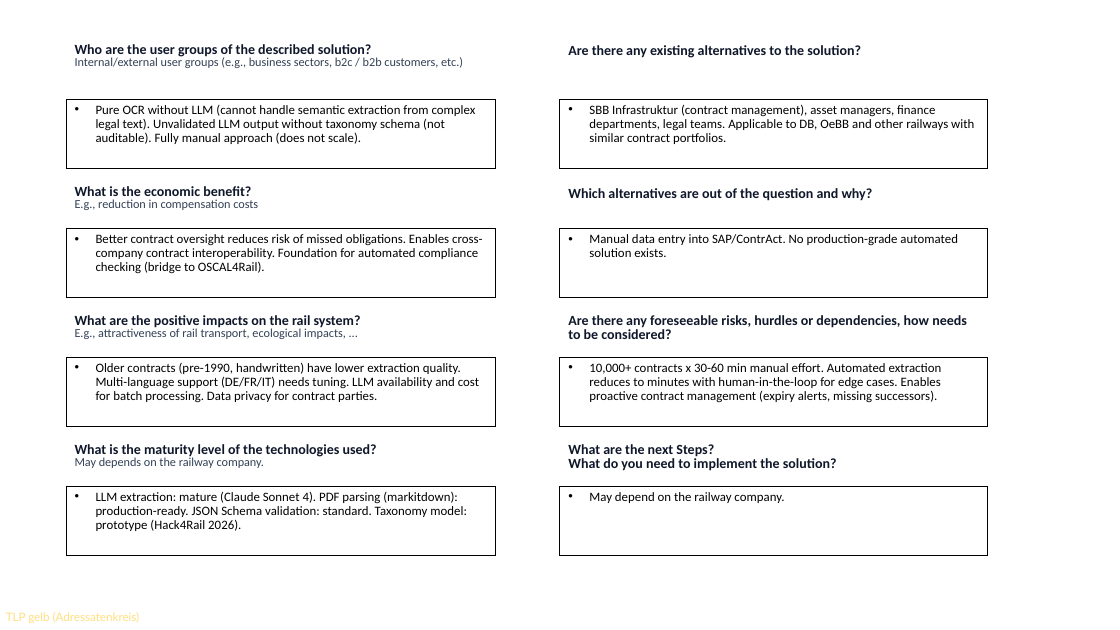
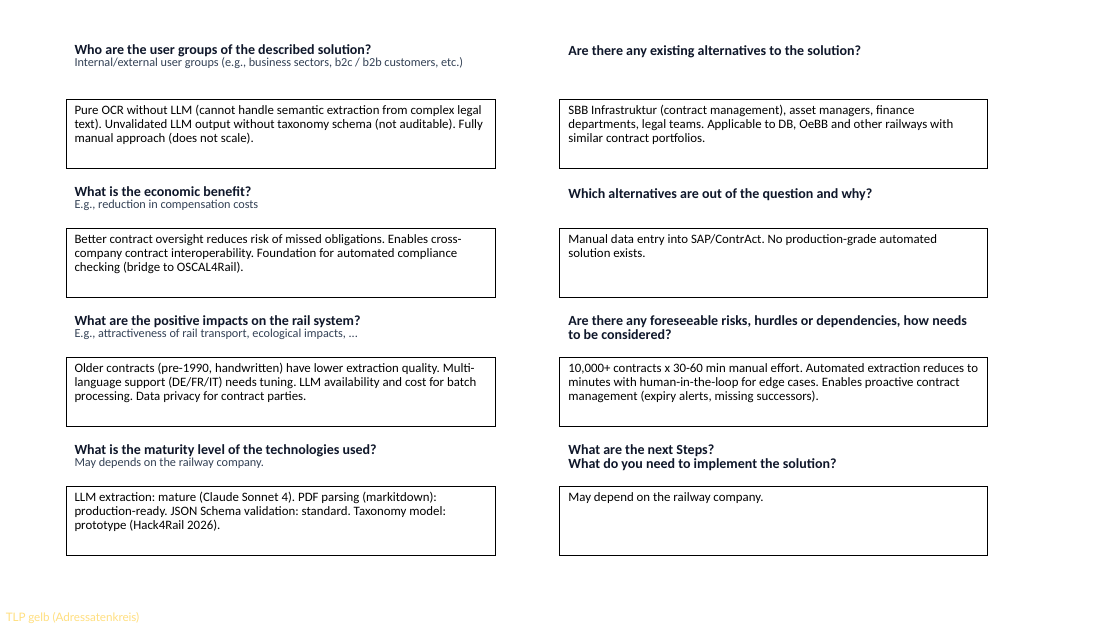
Before and after one commit to OpenRail-Playground/A38, a slide deck: slide 3 of aca/H4R2026_FactSheet_ACA.pptx. Drawn at 1120x630 pixels with LibreOffice and Linux fonts; fonts in the diff are those of the drawing; background and template pictures are left out. Boxes give left, top, right and bottom in pixels: in the first picture for what was removed or moved away, otherwise in the second. Text is boxed around its words. In the diff, an @@ line names an element or a change of style, - is before the commit and + after.

Commit message:
docs: manual refinements to both FactSheets

```diff
--- a/aca/H4R2026_FactSheet_ACA.pptx
+++ b/aca/H4R2026_FactSheet_ACA.pptx
@@ bullet • to none in 8 elements at [560,99,989,169], [560,229,989,298], [560,357,989,427], [66,99,497,169], [66,229,497,298], [66,357,497,427], [66,486,497,556], [560,486,989,556] @@
```
Also in this commit, not shown: 2 other slides changed, 1 other file.
